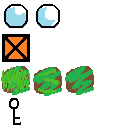
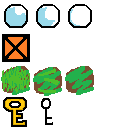
Two versions of the same layered image (w=128, h=128). Layer-by-layer changes:
added layer "Pasted Layer #8" above "Pasted Layer #11" over [3, 97, 27, 127]
added layer "Pasted Layer #11" above "Pasted Layer #10" over [68, 4, 92, 28]
added layer "Pasted Layer #10" above "Pasted Layer #9" over [41, 98, 53, 125]
hid "Pasted Layer #9" over [9, 98, 21, 125]
